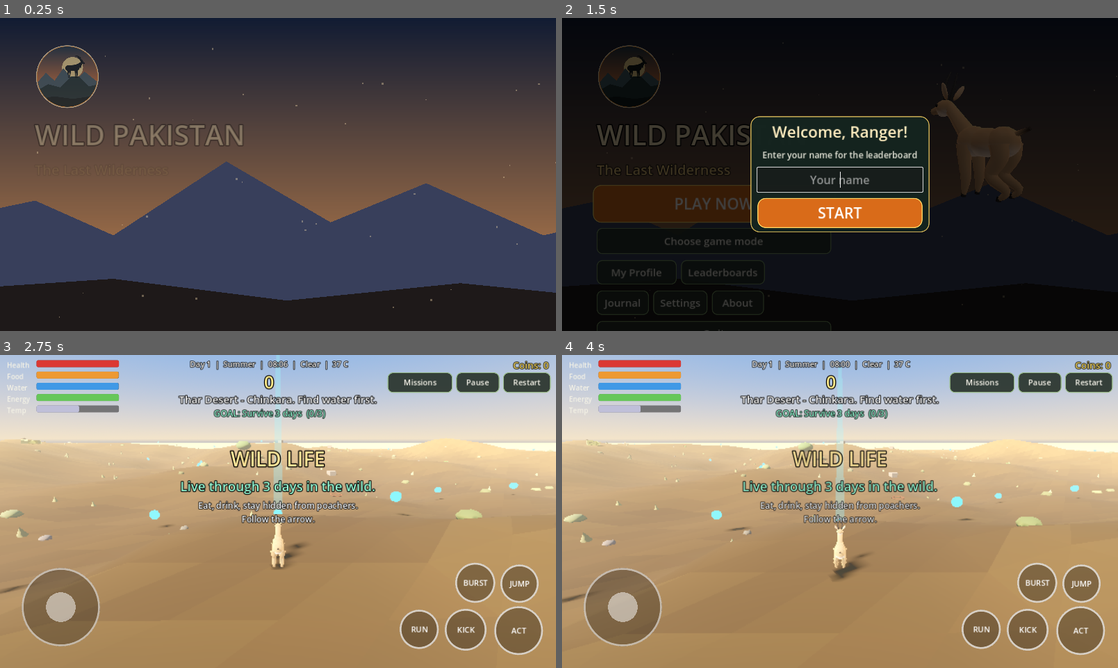
Above: before the commit, frames 1-4 (two rows, left to right).
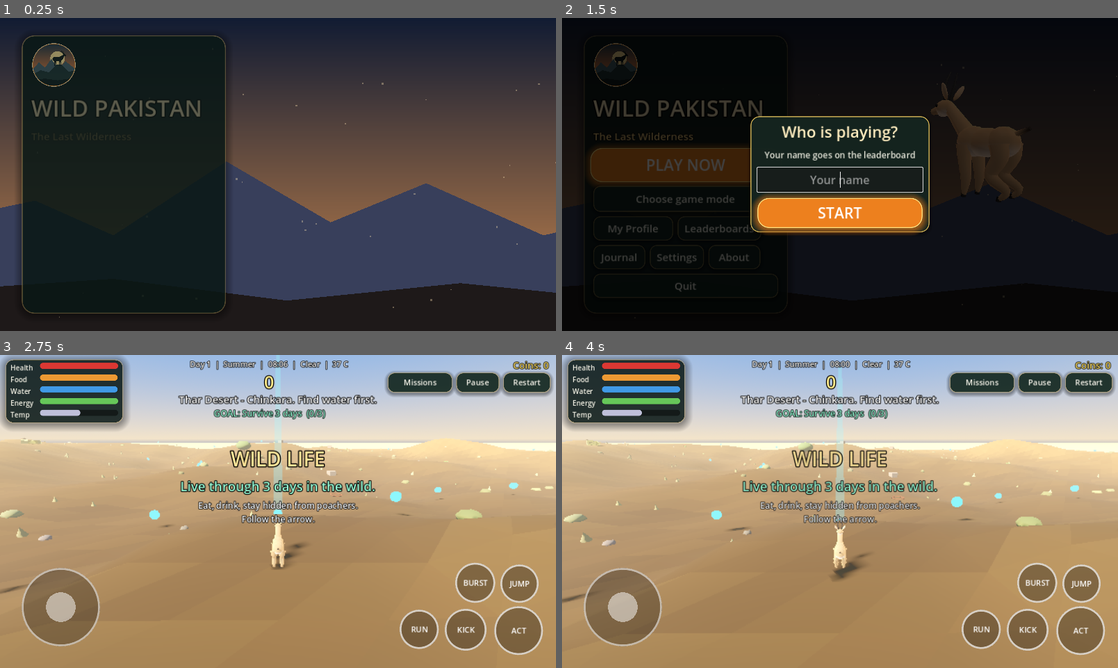
Above: after the commit, the same moments.

Repository: Talha2281/Wild-Pakistan
Game: Godot game, scene res://scenes/main_menu.tscn
Two runs of this game, one before a commit and one after it. Both use one fixed random seed, a clock stepped at 60 frames per second and the inputs below.
Inputs:
- Up to frame 1 (0.25 s): no input
- Up to frame 2 (1.5 s): click "PLAY NOW" at 0.5 s; click "PLAY NOW" at 1.25 s
- Up to frame 3 (2.75 s): click "START" at 2 s
- Up to frame 4 (4 s): click "Restart" at 2.75 s; click "Restart" at 3.5 s

The runs differ from the first frame. In frame 1, 29% of the frame differs, in the area x 3-44%, y 5-96%; in frame 2, 12%; in frame 3, 5.5%; in frame 4, 5.5%.

Commit message:
Homing auto-hunt with catch popup, natural prey flee, voices for every animal, web audio playback fix, glass UI redesign, always ask name
Co-Authored-By: Claude Sonnet 5.5 <noreply@anthropic.com>
Claude-Session: https://claude.ai/code/session_01K5eLCAWpyZAv7sLmPEvZBu

Diff:
--- a/project.godot
+++ b/project.godot
@@ -12,6 +12,10 @@
 boot_splash/image="res://assets/branding/logo.png"
 boot_splash/fullsize=false
 boot_splash/show_image=true
+
+[audio]
+
+general/default_playback_type.web=0
 
 [autoload]
 
--- a/scripts/ai/wildlife_ai.gd
+++ b/scripts/ai/wildlife_ai.gd
@@ -40,6 +40,8 @@
 var hunting_player := false
 var dead := false
 
+var _startle := 0.0
+var _call_timer := 0.0
 var _duration := 3.0
 var _state_time := 0.0
 var _think_timer := 0.0
@@ -82,6 +84,7 @@
 	hunger = randf_range(40.0, 90.0)
 	thirst = randf_range(40.0, 90.0)
 	_think_timer = randf() * 0.3
+	_call_timer = randf_range(4.0, 14.0)
 	_set_state(State.IDLE)
 
 
@@ -93,6 +96,12 @@
 	_hunt_cd = maxf(0.0, _hunt_cd - delta)
 	hunger = maxf(0.0, hunger - 0.35 * delta)
 	thirst = maxf(0.0, thirst - 0.45 * delta)
+
+	_call_timer -= delta
+	if _call_timer <= 0.0:
+		_call_timer = randf_range(9.0, 22.0)
+		if state != State.FLEE and _player != null and is_instance_valid(_player) and _flat_dist(_player.global_position) < 40.0:
+			AudioManager.animal_call(species, global_position, -6.0)
 
 	_think_timer -= delta
 	if _think_timer <= 0.0:
@@ -141,9 +150,10 @@
 	remove_from_group("animals")
 	remove_from_group("predators")
 	var p := killer as PlayerAnimal
-	if p != null and p.diet != "herbivore":
+	if p != null and p.diet != "herbivore" and meat_value > 0.0:
 		Carcass.spawn(get_parent(), global_position, meat_value)
 	AudioManager.play_3d("hit", global_position)
+	AudioManager.animal_call(species, global_position, 2.0)
 	queue_free()
 
 
@@ -343,6 +353,8 @@
 		State.FEED:
 			_duration = 6.0
 		State.FLEE, State.HUNT:
+			if s == State.FLEE and not predator:
+				_startle = randf_range(0.25, 0.5)   # freeze and look, then bolt
 			if alert_sound != "":
 				AudioManager.play_3d(alert_sound, global_position, 2.0)
 
@@ -390,17 +402,24 @@
 	if not _target_valid():
 		_set_state(State.IDLE)
 		return
+	if _startle > 0.0:
+		_startle -= get_physics_process_delta_time()
+		_stand(get_physics_process_delta_time())
+		if _startle <= 0.0 and is_on_floor() and not predator:
+			velocity.y = 3.2   # startle hop as it breaks into a run
+		return
 	var away := global_position - target_node.global_position
 	away.y = 0.0
 	if away.length() < 0.01:
 		away = Vector3(randf() - 0.5, 0.0, randf() - 0.5)
 	# Zig-zag so the escape looks alive, and turn home near the map edge.
-	var dir := away.normalized().rotated(Vector3.UP, sin(_state_time * 2.5) * 0.5)
+	var wob := float(get_instance_id() % 7)
+	var dir := away.normalized().rotated(Vector3.UP, sin(_state_time * 3.4 + wob) * 0.65)
 	var dest := global_position + dir * 10.0
 	var edge := GameState.half_size - 10.0
 	if absf(global_position.x) > edge or absf(global_position.z) > edge:
 		dest = home
-	_move_toward(dest, run_speed, delta)
+	_move_toward(dest, run_speed * (0.88 + 0.12 * sin(_state_time * 4.5 + wob)), delta)
 	var done_time := maxf(3.0, _min_flee)
 	if _state_time > done_time and (away.length() > vision_range * 1.1 or predator):
 		_set_state(State.IDLE)
--- a/scripts/audio/synth_audio.gd
+++ b/scripts/audio/synth_audio.gd
@@ -102,6 +102,20 @@
 			return _eagle()
 		"crow":
 			return _crow()
+		"ram_bleat":
+			return _ram_bleat()
+		"boar_grunt":
+			return _growl(130.0, 0.45, 14.0)
+		"hyena_laugh":
+			return _hyena()
+		"hiss":
+			return _hiss()
+		"hare_squeal":
+			return _squeak(1900.0, 900.0, 0.35)
+		"deer_cry":
+			return _squeak(950.0, 520.0, 0.55)
+		"dolphin":
+			return _dolphin()
 		"splash":
 			return _splash()
 	return null
@@ -424,6 +438,34 @@
 	var b := _buf(0.8, R_HI)
 	_tone(b, R_HI, 0.0, 0.7, 360.0, 330.0, 0.8, 1, 1.5, 30.0, 45.0)
 	return _wav(_lp(b, 0.3), R_HI, false)
+
+
+static func _ram_bleat() -> AudioStreamWAV:
+	var b := _buf(0.9, R_HI)
+	_tone(b, R_HI, 0.0, 0.8, 250.0, 215.0, 0.8, 1, 1.2, 28.0, 40.0)
+	_noise_burst(b, R_HI, 0.0, 0.8, 0.12, 2.0, 0.3)
+	return _wav(_lp(b, 0.3), R_HI, false)
+
+
+static func _hyena() -> AudioStreamWAV:
+	var b := _buf(1.1, R_HI)
+	for i in 7:
+		_tone(b, R_HI, float(i) * 0.13, 0.11, 520.0 + float(i) * 25.0, 400.0, 0.8, 2, 6.0)
+	return _wav(_lp(b, 0.5), R_HI, false)
+
+
+static func _hiss() -> AudioStreamWAV:
+	var b := _buf(0.8, R_LOW)
+	_noise_burst(b, R_LOW, 0.0, 0.7, 0.9, 2.5, 0.75)
+	return _wav(b, R_LOW, false)
+
+
+static func _dolphin() -> AudioStreamWAV:
+	var b := _buf(0.9, R_HI)
+	_tone(b, R_HI, 0.0, 0.45, 2300.0, 5200.0, 0.7, 0, 1.5, 6.0, 120.0)
+	for i in 6:
+		_tone(b, R_HI, 0.5 + float(i) * 0.06, 0.03, 4200.0, 3000.0, 0.6, 2, 30.0)
+	return _wav(b, R_HI, false)
 
 
 static func _squeak(f0: float, f1: float, dur: float) -> AudioStreamWAV:
--- a/scripts/autoload/audio_manager.gd
+++ b/scripts/autoload/audio_manager.gd
@@ -16,6 +16,17 @@
 	"gunshot", "hit", "swipe", "chime", "click", "roar", "bear_growl", "leopard_growl",
 	"thunder", "howl", "whistle", "dig",
 ]
+
+## Every animal in the game has its own voice: species -> [sound, pitch].
+const CALLS := {
+	"chinkara": ["snort", 1.15], "markhor": ["ram_bleat", 1.0], "ibex": ["ram_bleat", 1.15],
+	"blue_sheep": ["bleat", 1.0], "urial": ["ram_bleat", 0.9], "marco_polo": ["ram_bleat", 0.8],
+	"marmot": ["whistle", 1.0], "hare": ["hare_squeal", 1.0], "lizard": ["hiss", 1.0],
+	"desert_fox": ["fox_bark", 1.25], "red_fox": ["fox_bark", 1.0], "black_bear": ["bear_growl", 1.1],
+	"brown_bear": ["bear_growl", 0.85], "snow_leopard": ["leopard_growl", 1.0], "wild_boar": ["boar_grunt", 1.0],
+	"jackal": ["howl", 1.2], "striped_hyena": ["hyena_laugh", 1.0], "musk_deer": ["deer_cry", 1.0],
+	"indus_dolphin": ["dolphin", 1.0], "ranger": ["shikari_whistle", 1.0],
+}
 
 var _streams: Dictionary = {}
 var _pool: Array[AudioStreamPlayer3D] = []
@@ -188,7 +199,13 @@
 # ----------------------------------------------------------------- one-shots
 
 ## Play a one-shot sound at a world position.
-func play_3d(sound: String, pos: Vector3, volume_db := 0.0, pitch_jitter := 0.06) -> void:
+func animal_call(species: String, pos: Vector3, volume_db := -2.0) -> void:
+	if CALLS.has(species):
+		var c: Array = CALLS[species]
+		play_3d(String(c[0]), pos, volume_db, 0.06, float(c[1]))
+
+
+func play_3d(sound: String, pos: Vector3, volume_db := 0.0, pitch_jitter := 0.06, base_pitch := 1.0) -> void:
 	if sound == "":
 		return
 	var stream := _get_stream(sound)
@@ -199,7 +216,7 @@
 			p.stream = stream
 			p.global_position = pos
 			p.volume_db = volume_db
-			p.pitch_scale = 1.0 + randf_range(-pitch_jitter, pitch_jitter)
+			p.pitch_scale = base_pitch + randf_range(-pitch_jitter, pitch_jitter)
 			p.play()
 			return
 
--- a/scripts/player/player_animal.gd
+++ b/scripts/player/player_animal.gd
@@ -42,6 +42,8 @@
 var _noise_boost_time := 0.0
 var _look_down_time := 0.0
 var _impulse_time := 0.0
+var _lunge_target: WildlifeAI = null
+var _lunge_time := 0.0
 var _cd_emit := 0.0
 var _prev: Dictionary = {}
 var _gravity: float = ProjectSettings.get_setting("physics/3d/default_gravity")
@@ -167,6 +169,8 @@
 		var target := dir * speed
 		velocity.x = move_toward(velocity.x, target.x, 25.0 * delta)
 		velocity.z = move_toward(velocity.z, target.z, 25.0 * delta)
+	if _lunge_time > 0.0:
+		_update_lunge(delta)
 
 	if is_on_floor():
 		if jump_pressed and stats.stamina > 10.0 and not stalking:
@@ -206,6 +210,8 @@
 
 func hurt(amount: float) -> void:
 	stats.take_damage(amount)
+	if randf() < 0.5:
+		AudioManager.animal_call(GameState.animal_id, global_position, 0.0)
 
 
 ## Slows the player (net / snare).
@@ -283,16 +289,16 @@
 					s.scare(global_position, 8.0)
 
 
-## Natural hunting: when prey (or, for herbivores, a predator) is close and in front,
-## the animal lunges by itself - no button needed.
+## Natural hunting: when prey (or, for herbivores, a predator) comes close and in
+## front, the animal leaps at it by itself, homing in, and catches it - no button.
 func _auto_hunt() -> void:
-	if attack_cd_left > 0.0 or not is_on_floor() or _impulse_time > 0.0:
+	if attack_cd_left > 0.0 or not is_on_floor() or _impulse_time > 0.0 or _lunge_time > 0.0:
 		return
 	var kind: String = cfg["attack"]
 	if kind == "tranq":
 		return
 	var fwd := -global_transform.basis.z
-	var trigger: float = float(cfg["attack_range"]) + (3.5 if kind == "pounce" else 1.2)
+	var trigger: float = 11.0 if kind == "pounce" else 6.5
 	var best: WildlifeAI = null
 	var best_d := trigger
 	for n in get_tree().get_nodes_in_group("animals"):
@@ -304,16 +310,59 @@
 		var to := a.global_position - global_position
 		to.y = 0.0
 		var d := to.length()
-		if d < best_d and d > 0.01 and fwd.dot(to / d) > 0.3:
+		if d < best_d and d > 0.01 and fwd.dot(to / d) > 0.1:
 			best_d = d
 			best = a
 	if best == null:
 		return
-	var tv := best.global_position - global_position
-	rotation.y = atan2(-tv.x, -tv.z)
-	_do_attack()
-	if diet != "herbivore":
-		velocity.y = maxf(velocity.y, 4.5)
+	_lunge_target = best
+	_lunge_time = 1.1
+	attack_cd_left = float(cfg["attack_cd"])
+	velocity.y = 4.2
+	AudioManager.play_3d("swipe", global_position)
+	AudioManager.animal_call(GameState.animal_id, global_position, 0.0)
+
+
+func _update_lunge(delta: float) -> void:
+	_lunge_time -= delta
+	var t := _lunge_target
+	if t == null or not is_instance_valid(t) or t.dead:
+		_lunge_time = 0.0
+		return
+	var to := t.global_position - global_position
+	to.y = 0.0
+	var d := to.length()
+	if d < 1.9:
+		_finish_lunge(t)
+		return
+	var dir := to / maxf(d, 0.01)
+	var sp := maxf(float(cfg["run"]) * 1.7, 15.0)
+	velocity.x = dir.x * sp
+	velocity.z = dir.z * sp
+	rotation.y = atan2(-dir.x, -dir.z)
+	_impulse_time = 0.15
+
+
+func _finish_lunge(t: WildlifeAI) -> void:
+	_lunge_time = 0.0
+	_impulse_time = 0.0
+	AudioManager.play_3d("hit", t.global_position)
+	var prey := diet != "herbivore" and not t.predator
+	var nm := String(t.species).replace("_", " ").capitalize()
+	if prey:
+		var food := t.meat_value
+		t.meat_value = 0.0
+		t.take_hit(999.0, self)
+		stats.eat(food)
+		SaveManager.bump_stat("kills")
+		Events.game_event.emit("hunt")
+		Events.score_popup.emit("CAUGHT %s!  +%d food" % [nm, int(food)])
+		AudioManager.play_ui("combo", -3.0)
+		AudioManager.play_3d("eat", global_position, -2.0)
+	else:
+		if t.take_hit(float(cfg["attack_dmg"]), self):
+			SaveManager.bump_stat("kills")
+		Events.toast.emit("You fought off the %s!" % nm)
 
 
 func _do_attack() -> void:
--- a/scripts/ui/hud.gd
+++ b/scripts/ui/hud.gd
@@ -119,28 +119,37 @@
 
 
 func _build_stats() -> void:
+	var card := PanelContainer.new()
+	card.position = Vector2(12, 10)
+	card.mouse_filter = Control.MOUSE_FILTER_IGNORE
+	var gs := UiKit.glass(18)
+	gs.content_margin_left = 12.0
+	gs.content_margin_right = 12.0
+	gs.content_margin_top = 8.0
+	gs.content_margin_bottom = 8.0
+	card.add_theme_stylebox_override("panel", gs)
+	_root.add_child(card)
 	var box := VBoxContainer.new()
-	box.position = Vector2(16, 12)
-	box.add_theme_constant_override("separation", 3)
+	box.add_theme_constant_override("separation", 4)
 	box.mouse_filter = Control.MOUSE_FILTER_IGNORE
-	_root.add_child(box)
+	card.add_child(box)
 	for key in ["health", "hunger", "thirst", "stamina", "temp"]:
 		var row := HBoxContainer.new()
 		row.mouse_filter = Control.MOUSE_FILTER_IGNORE
 		var label := UiKit.label(BAR_NAMES[key], 16)
 		label.custom_minimum_size = Vector2(64, 0)
 		var bar := ProgressBar.new()
-		bar.custom_minimum_size = Vector2(190, 16)
+		bar.custom_minimum_size = Vector2(180, 14)
 		bar.show_percentage = false
 		bar.max_value = 100.0
 		bar.value = 100.0 if key != "temp" else 50.0
 		bar.mouse_filter = Control.MOUSE_FILTER_IGNORE
 		var fill := StyleBoxFlat.new()
 		fill.bg_color = BAR_COLORS[key]
-		fill.set_corner_radius_all(4)
+		fill.set_corner_radius_all(7)
 		var back := StyleBoxFlat.new()
 		back.bg_color = Color(0.0, 0.0, 0.0, 0.45)
-		back.set_corner_radius_all(4)
+		back.set_corner_radius_all(7)
 		bar.add_theme_stylebox_override("fill", fill)
 		bar.add_theme_stylebox_override("background", back)
 		row.add_child(label)
--- a/scripts/ui/main_menu.gd
+++ b/scripts/ui/main_menu.gd
@@ -97,33 +97,37 @@
 
 func _show_main() -> void:
 	UiKit.clear(_content)
+	var card := PanelContainer.new()
+	card.add_theme_stylebox_override("panel", UiKit.glass(28))
+	_content.add_child(card)
+	card.set_anchors_and_offsets_preset(Control.PRESET_CENTER_LEFT)
+	card.offset_left = 50.0
+	card.offset_right = 520.0
+	card.offset_top = -320.0
+	card.offset_bottom = 320.0
+	card.grow_vertical = Control.GROW_DIRECTION_BOTH
 	var box := VBoxContainer.new()
-	box.add_theme_constant_override("separation", 14)
-	_content.add_child(box)
-	box.set_anchors_and_offsets_preset(Control.PRESET_CENTER_LEFT)
-	box.offset_left = 80.0
-	box.offset_top = -300.0
-	box.offset_right = 620.0
-	box.offset_bottom = 300.0
+	box.add_theme_constant_override("separation", 10)
+	card.add_child(box)
 
 	var logo := load("res://assets/branding/logo.png") as Texture2D
 	if logo != null:
 		var lr := TextureRect.new()
 		lr.texture = logo
-		lr.custom_minimum_size = Vector2(150, 150)
+		lr.custom_minimum_size = Vector2(104, 104)
 		lr.expand_mode = TextureRect.EXPAND_IGNORE_SIZE
 		lr.stretch_mode = TextureRect.STRETCH_KEEP_ASPECT_CENTERED
 		lr.size_flags_horizontal = Control.SIZE_SHRINK_BEGIN
 		box.add_child(lr)
-	var title := UiKit.label("WILD PAKISTAN", 64, Color(1.0, 0.93, 0.75))
+	var title := UiKit.label("WILD PAKISTAN", 52, Color(1.0, 0.93, 0.75))
 	UiKit.outlined(title, 10)
 	box.add_child(title)
-	var sub := UiKit.label("The Last Wilderness", 32, Color(0.95, 0.8, 0.5))
+	var sub := UiKit.label("The Last Wilderness", 24, Color(0.95, 0.8, 0.5))
 	UiKit.outlined(sub, 6)
 	box.add_child(sub)
 
 	var last_a: String = _sel_animal
-	var play := UiKit.button("PLAY NOW", _play_last, Vector2(380, 84))
+	var play := UiKit.button("PLAY NOW", _play_last, Vector2(380, 76))
 	UiKit.accent_button(play)
 	box.add_child(play)
 	var pick := UiKit.button("Choose game mode", _show_modes, Vector2(380, 60))
@@ -720,9 +724,6 @@
 			GameState.start_game(animal, biome)
 		else:
 			GameState.start_game("ranger", biome, mode)
-	if bool(Records.rec().get("named", false)):
-		start.call()
-		return
 	var dim := ColorRect.new()
 	dim.color = Color(0, 0, 0, 0.75)
 	add_child(dim)
@@ -736,10 +737,12 @@
 	var v := VBoxContainer.new()
 	v.add_theme_constant_override("separation", 14)
 	panel.add_child(v)
-	v.add_child(UiKit.label("Welcome, Ranger!", 36, Color(1.0, 0.93, 0.75), true))
-	v.add_child(UiKit.label("Enter your name for the leaderboard", 20, Color(0.9, 0.9, 0.85), true))
+	v.add_child(UiKit.label("Who is playing?", 36, Color(1.0, 0.93, 0.75), true))
+	v.add_child(UiKit.label("Your name goes on the leaderboard", 20, Color(0.9, 0.9, 0.85), true))
 	var edit := LineEdit.new()
 	edit.placeholder_text = "Your name"
+	if bool(Records.rec().get("named", false)):
+		edit.text = Records.player_name()
 	edit.max_length = 14
 	edit.custom_minimum_size = Vector2(380, 56)
 	edit.add_theme_font_size_override("font_size", 26)
--- a/scripts/ui/ui_kit.gd
+++ b/scripts/ui/ui_kit.gd
@@ -16,12 +16,12 @@
 	t.set_color("font_color", "Label", Color(0.96, 0.95, 0.9))
 	t.set_color("font_color", "Button", Color(0.97, 0.96, 0.92))
 	t.set_color("font_disabled_color", "Button", Color(0.6, 0.6, 0.6))
-	t.set_stylebox("normal", "Button", flat(Color(0.16, 0.2, 0.17, 0.92), 12, Color(0.55, 0.7, 0.45, 0.8)))
-	t.set_stylebox("hover", "Button", flat(Color(0.24, 0.3, 0.24, 0.95), 12, Color(0.75, 0.9, 0.6, 1.0)))
-	t.set_stylebox("pressed", "Button", flat(Color(0.34, 0.44, 0.3, 1.0), 12, Color(0.9, 1.0, 0.75, 1.0)))
-	t.set_stylebox("disabled", "Button", flat(Color(0.12, 0.13, 0.12, 0.8), 12, Color(0.3, 0.3, 0.3, 0.6)))
+	t.set_stylebox("normal", "Button", flat(Color(0.08, 0.16, 0.13, 0.88), 16, Color(0.95, 0.8, 0.45, 0.35)))
+	t.set_stylebox("hover", "Button", flat(Color(0.14, 0.27, 0.21, 0.96), 16, Color(1.0, 0.85, 0.5, 0.95)))
+	t.set_stylebox("pressed", "Button", flat(Color(0.2, 0.36, 0.27, 1.0), 16, Color(1.0, 0.92, 0.65, 1.0)))
+	t.set_stylebox("disabled", "Button", flat(Color(0.1, 0.12, 0.11, 0.8), 16, Color(0.3, 0.3, 0.3, 0.5)))
 	t.set_stylebox("focus", "Button", StyleBoxEmpty.new())
-	t.set_stylebox("panel", "PanelContainer", flat(Color(0.05, 0.07, 0.06, 0.72), 14, Color(0.4, 0.5, 0.35, 0.5)))
+	t.set_stylebox("panel", "PanelContainer", glass())
 	_theme = t
 	return t
 
@@ -37,6 +37,20 @@
 	if border.a > 0.0:
 		sb.border_color = border
 		sb.set_border_width_all(2)
+	sb.shadow_color = Color(0, 0, 0, 0.35)
+	sb.shadow_size = 8
+	sb.shadow_offset = Vector2(0, 3)
+	return sb
+
+
+## Frosted forest-green card used for menus and the HUD.
+static func glass(radius := 22) -> StyleBoxFlat:
+	var sb := flat(Color(0.04, 0.1, 0.09, 0.8), radius, Color(0.95, 0.8, 0.45, 0.28))
+	sb.content_margin_left = 22.0
+	sb.content_margin_right = 22.0
+	sb.content_margin_top = 16.0
+	sb.content_margin_bottom = 16.0
+	sb.shadow_size = 18
 	return sb
 
 
@@ -75,9 +89,15 @@
 static func accent_button(b: Button) -> void:
 	b.add_theme_font_size_override("font_size", 34)
 	b.add_theme_color_override("font_color", Color(1, 1, 1))
-	b.add_theme_stylebox_override("normal", flat(Color(0.85, 0.42, 0.1, 1.0), 18, Color(1.0, 0.85, 0.4, 1.0)))
-	b.add_theme_stylebox_override("hover", flat(Color(0.97, 0.55, 0.18, 1.0), 18, Color(1.0, 0.95, 0.6, 1.0)))
-	b.add_theme_stylebox_override("pressed", flat(Color(0.7, 0.32, 0.06, 1.0), 18, Color(1.0, 0.95, 0.6, 1.0)))
+	var glow := flat(Color(0.93, 0.5, 0.12, 1.0), 26, Color(1.0, 0.88, 0.5, 1.0))
+	glow.shadow_color = Color(0.95, 0.5, 0.1, 0.55)
+	glow.shadow_size = 16
+	b.add_theme_stylebox_override("normal", glow)
+	var hov := flat(Color(1.0, 0.6, 0.2, 1.0), 26, Color(1.0, 0.95, 0.65, 1.0))
+	hov.shadow_color = Color(1.0, 0.6, 0.2, 0.7)
+	hov.shadow_size = 22
+	b.add_theme_stylebox_override("hover", hov)
+	b.add_theme_stylebox_override("pressed", flat(Color(0.75, 0.36, 0.08, 1.0), 26, Color(1.0, 0.95, 0.6, 1.0)))
 	b.add_theme_stylebox_override("disabled", flat(Color(0.3, 0.2, 0.12, 0.8), 18, Color(0.4, 0.3, 0.2, 0.6)))
 
 
